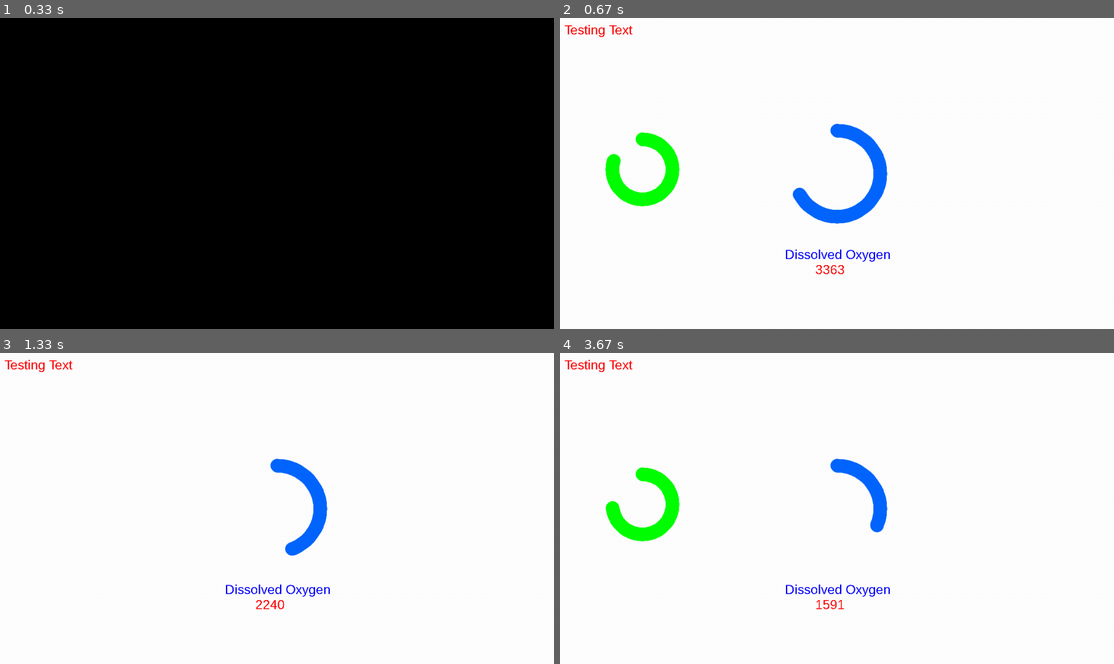
Above: before the commit, frames 1-4 (two rows, left to right).
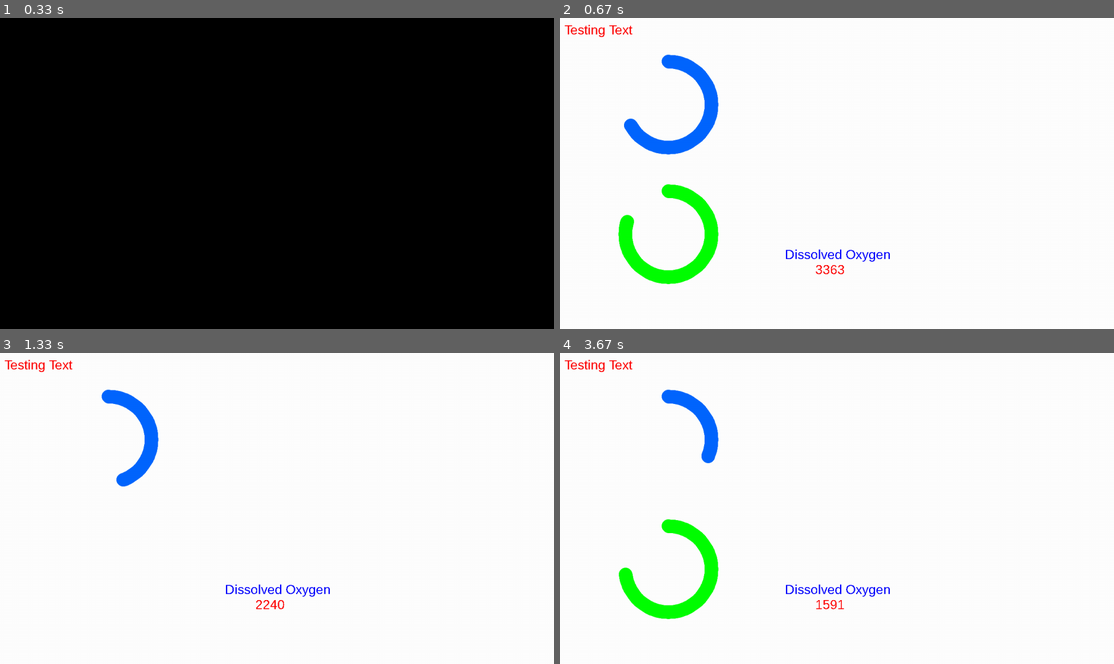
Above: after the commit, the same moments.

Repository: BoraNy/RMIT_Water_Monitoring_Firmware
Game: pygame game, started from Monitoring_UI/Monitoring_UI.py
The game is run twice, just before and just after one commit, with the same random seed, the same clock (stepped at 60 frames per second) and the same inputs.
Inputs (mouse positions are in pixels of both pictures, inside the frame that each line leads up to):
- Up to frame 1 (0.33 s): no input
- Up to frame 2 (0.67 s): no input
- Up to frame 3 (1.33 s): no input
- Up to frame 4 (3.67 s): click (920, 399) at 1.62 s

Frame 1 is identical in both runs. In frame 2, 5.9% of the frame differs, in the area x 8-60%, y 11-86%; in frame 3, 2.2%; in frame 4, 4.4%.

Commit message:
Update Monitoring_UI.py

Diff:
--- a/Monitoring_UI/Monitoring_UI.py
+++ b/Monitoring_UI/Monitoring_UI.py
@@ -62,11 +62,11 @@
     def run(self):
         screen.fill(WHITE)
 
-        value = randint(0, 5000)                       # <-- Simulate Changing Dissolve Oxygen
-        self.DissolvedOxygenOdometer.draw(half_width, half_height, 100, map(value, 0, 5000, 0, 360), LIGHT_BLUE)
+        value = randint(0, 5000)             # <-- Simulate Changing Dissolve Oxygen
+        self.DissolvedOxygenOdometer.draw(250, 200, 100, map(value, 0, 5000, 0, 360), LIGHT_BLUE)
 
-        value1 = randint(0, 150)                       # <-- Simulate Changing Temperature
-        self.TemperatureOdometer.draw(190, 350, 70, map(value1, 0, 150, 0, 360), GREEN)
+        value1 = randint(0, 150)             # <-- Simulate Changing Temperature
+        self.TemperatureOdometer.draw(250, 500, 100, map(value1, 0, 150, 0, 360), GREEN)
 
 
         sleep(0.5)
